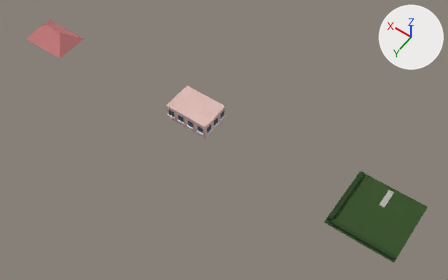
The Blender file objects/VanillaReplacements/Building/BLDHOU14/OG_BLDHOU14.blend as it was, and as the next commit left it.
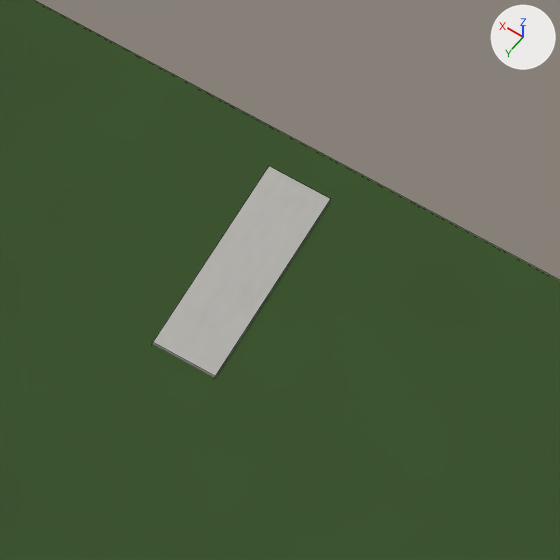
The first picture shows the older version from a 50 mm lens placed at (-8.9, 48.7, 74.0), pointed at (25.3, 0.7, -1.4). The close-ups show the older and then the newer version on the part from 82% to 92% of the width and 63% to 80% of the height of that picture. Only the edits that show in the close-ups are written down. The axes (+X, +Y, +Z) are drawn at upper right. The lights are the same throughout. The close-ups show mesh edges as thin lines.
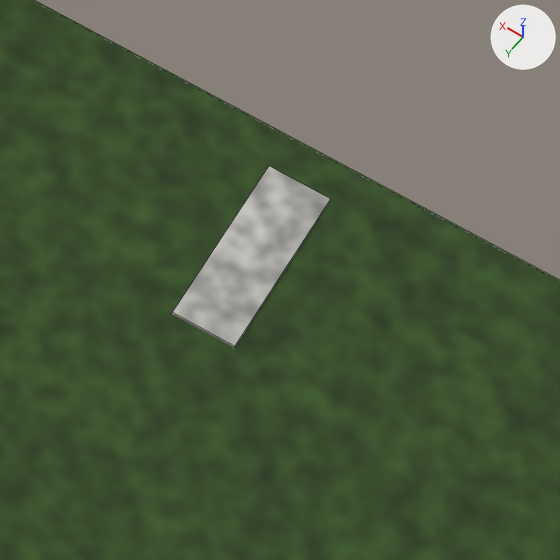
Where the newer file only moved an object's origin or applied its transform, the numbers keep the older frame.

What changed in the scene script:
```text
Change mat_pavement_pavement:
    remove # nodes: BsdfPrincipled, MixRGB, OutputMaterial, TexNoise, ValToRGB
    remove # colours: grey #b8b6b1, light grey #cbcbcb, white #ffffff
    nodes: BsdfPrincipled, MixRGB x3, OutputMaterial, TexCoord, TexNoise x3, ValToRGB x3
    colours: grey #b8b6b1, light grey #cbcbcb, white #ffffff, light grey #c8c8c8, white #e9e9e9
Change me_cube_001:
    used by ob_cube_001; parent = ob_part0; location = (0.0, -3.173, 0.0324)
    remove me_cube_001.from_pydata(...)  # 8 vertices, 6 faces; spans x -0.41..0.41, y -1.54..1.54, z -0.03..0.03
    add me_cube_001.from_pydata(...)  # 8 vertices, 6 faces; spans x -0.41..0.41, y -1.54..1.02, z -0.03..0.03
    me_cube_001 part 1: the whole mesh is scaled about its middle by (1, 0.833, 1), then moved by (0.0, -0.26, 0.0)
```

Pixel boxes (x1, y1, x2, y2) of what changed, in the close-ups (560 x 560 px):
'Cube.001', surface changed, moved, rescaled (11% narrower, 14% shorter): before (152, 166, 330, 378); after (172, 166, 330, 348)
